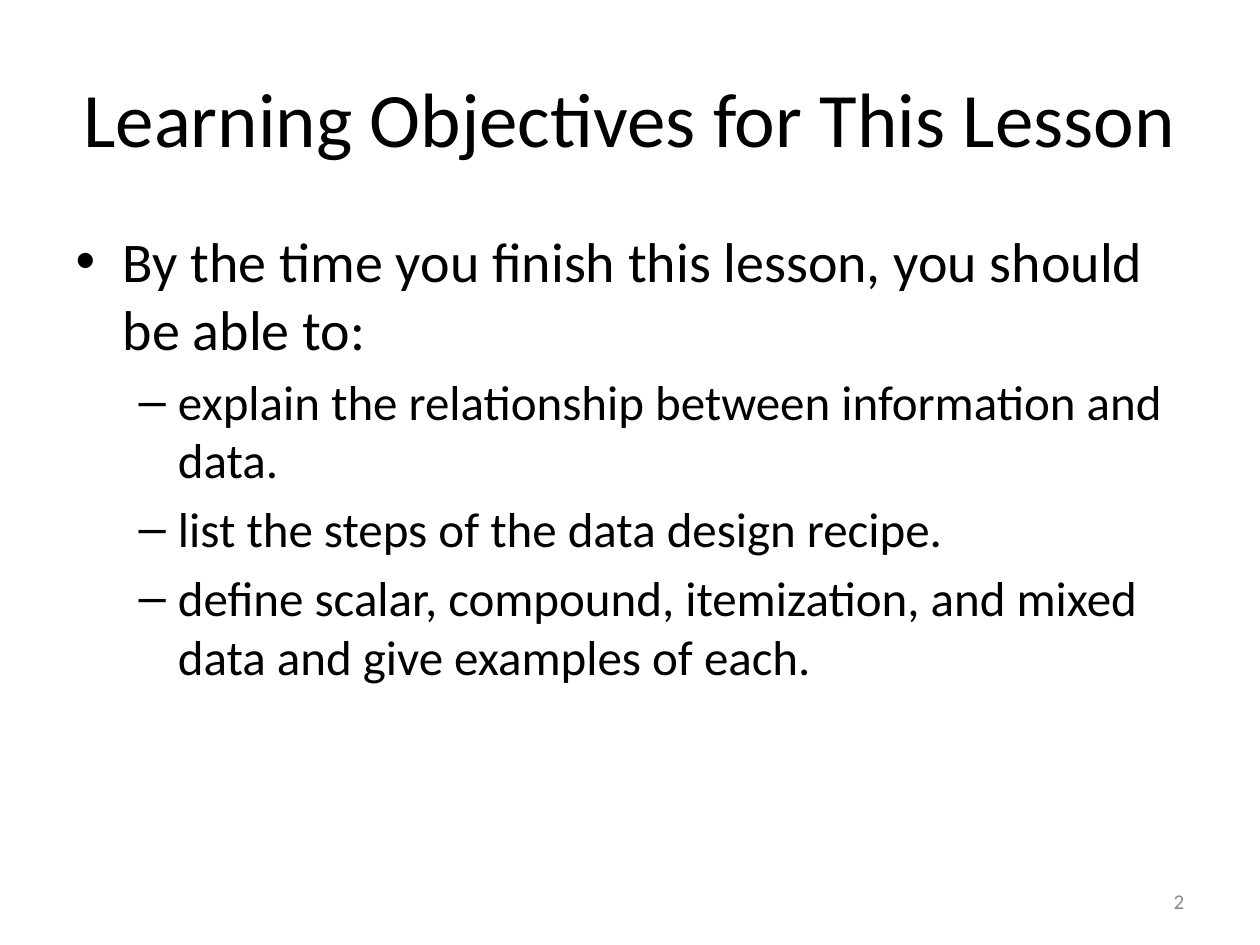
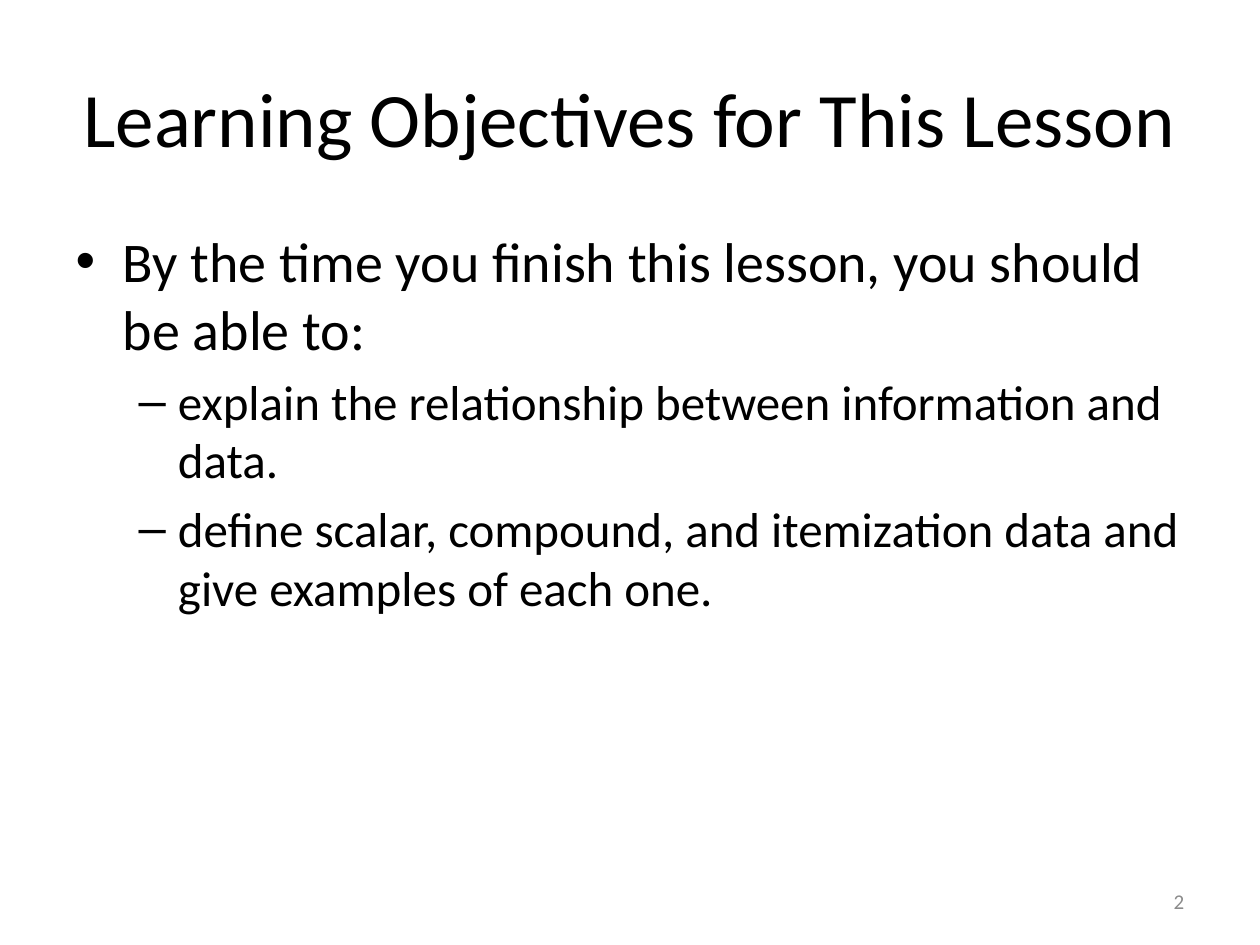
Before and after one commit to mwand/cs5010f17, a slide deck: slide 2 of Slides/Lesson 1.2 The Kinds of Data.pptx. Drawn at 1260x945 pixels with LibreOffice and Linux fonts; fonts in the diff are those of the drawing. Boxes give left, top, right and bottom in pixels: in the first picture for what was removed or moved away, otherwise in the second. Text is boxed around its words. In the diff, an @@ line names an element or a change of style, - is before the commit and + after.

Commit message:
tried to expunge 'mixed data'

```diff
--- a/Slides/Lesson 1.2 The Kinds of Data.pptx
+++ b/Slides/Lesson 1.2 The Kinds of Data.pptx
@@ text at <box>178,513,1178,615</box>: text changed @@
-  – list the steps of the data design recipe.
-  – define scalar, compound, itemization, and mixed data and give examples of each.
+  – define scalar, compound, and itemization data and give examples of each one.
```
Also in this commit, not shown: 5 other slides changed, 2 slides added, 1 slide removed, 6 other files.
